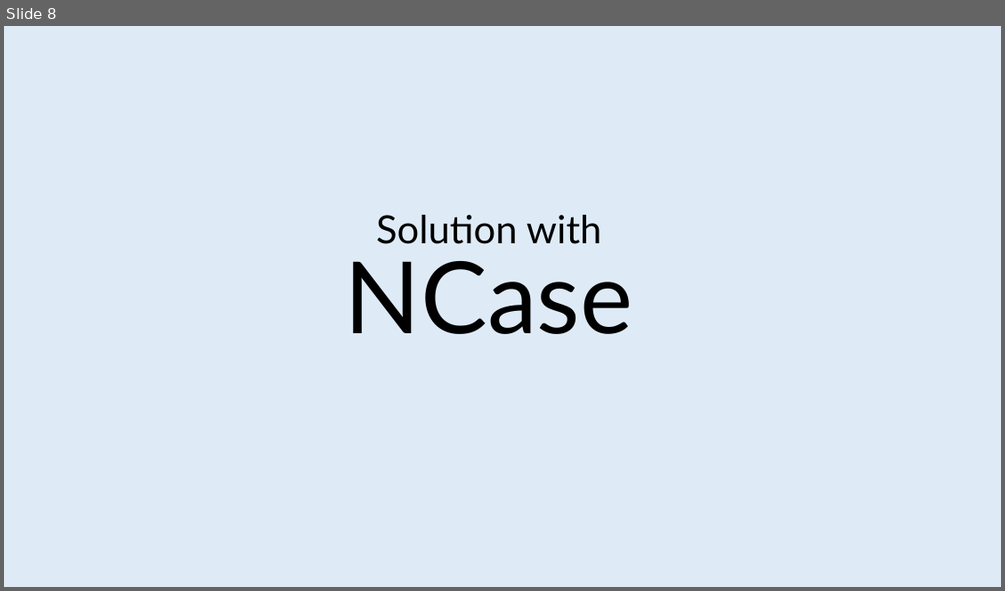
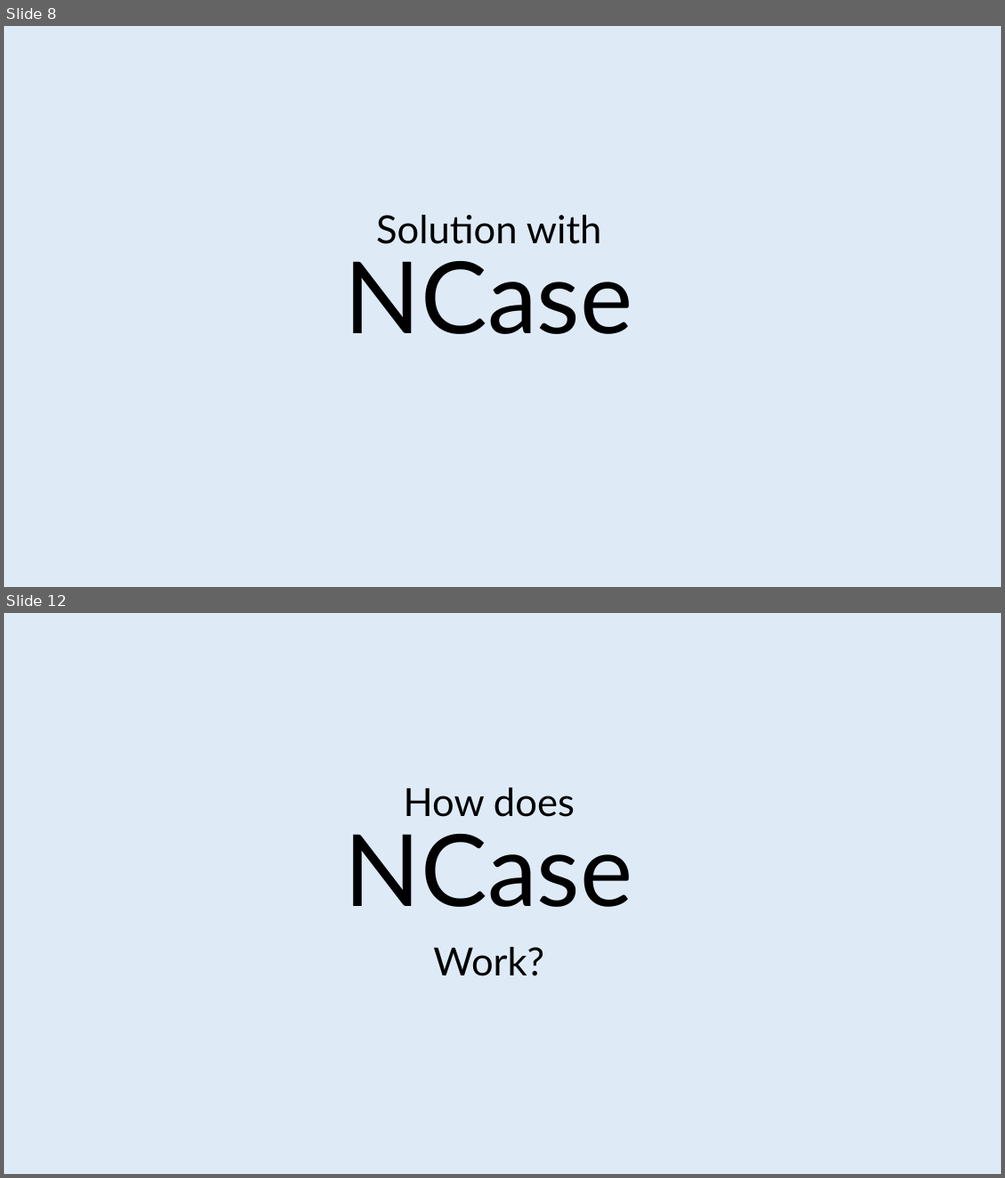
Before and after one commit to jeromerg/NCase, a slide deck: src/Documentation/Slides/Slides.pptx. Shown one above the other, each under a label of ours: slide 8 before the commit, slides 8 and 12 after it; the slides between them are not shown. The pictures are 1005x591 and 1005x1178 pixels, drawn with LibreOffice and Linux fonts; fonts in the diff are those of the drawing. Boxes give left, top, right and bottom in pixels: in the first picture for what was removed or moved away, otherwise in the second. Text is boxed around its words. In the diff, an @@ line names an element or a change of style, - is before the commit and + after.

```diff
--- a/src/Documentation/Slides/Slides.pptx
+++ b/src/Documentation/Slides/Slides.pptx
@@ slide 12 added at [4,613,1001,1174], background #DEEBF7 @@
@@ text added at [404,787,574,817], 28 pt, text #000000 @@
+How does
@@ text added at [345,834,633,907], 72 pt, text #000000 @@
+NCase
@@ text added at [433,947,544,976], 28 pt, text #000000 @@
+Work?
```
Also in this commit, not shown: 12 slides changed, 8 other slides added, 2 slides removed.
